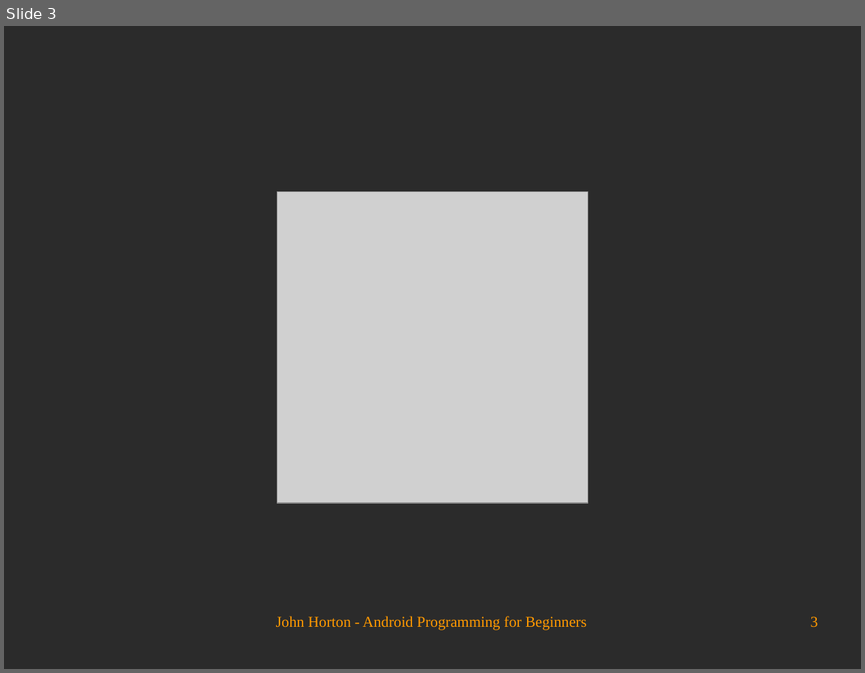
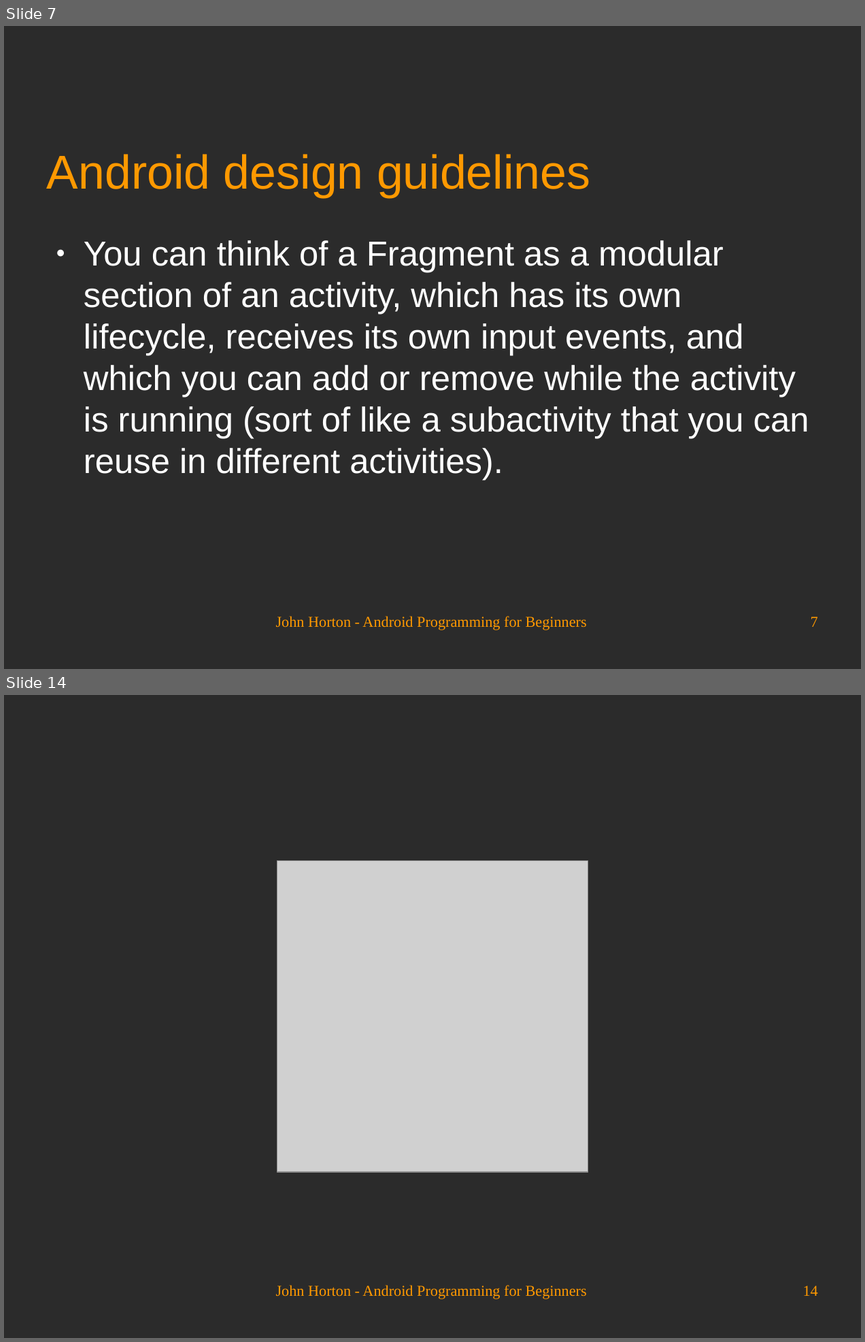
Before and after one commit to Academy-Soft-Intellect/Android-Programming-for-Beginners, a slide deck: 18_Design_Patterns_Fragments_and_the_Real_World.odp. Shown one above the other, each under a label of ours: slide 3 before the commit, slides 7 and 14 after it; the slides between them are not shown. The pictures are 865x673 and 865x1342 pixels, drawn with LibreOffice and Linux fonts; fonts in the diff are those of the drawing; grey boxes stand for pictures; background and template pictures are left out; a plain dark background stands for a picture behind light text. Boxes give left, top, right and bottom in pixels: in the first picture for what was removed or moved away, otherwise in the second. Text is boxed around its words. In the diff, an @@ line names an element or a change of style, - is before the commit and + after.

```diff
--- a/18_Design_Patterns_Fragments_and_the_Real_World.odp
+++ b/18_Design_Patterns_Fragments_and_the_Real_World.odp
@@ slide 7 added at (4, 26, 861, 669), background picture (left out) @@
@@ title added at (47, 154, 590, 197), 44 pt, text #FF9900 @@
+Android design guidelines
@@ text added at (84, 240, 809, 480), 32 pt, text #FFFFFF @@
+● You can think of a Fragment as a modular section of an activity, which has its own lifecycle, receives its own input events, and which you can add or remove while the activity is running (sort of like a subactivity that you can reuse in different activities).
@@ text added at (276, 616, 587, 630), 14 pt, text #FF9900 @@
+John Horton - Android Programming for Beginners
@@ page number added at (810, 616, 818, 626), 14 pt, text #FF9900 @@
+7
@@ what was slide 3 is now slide 14 @@
@@ page number at (803, 1285, 818, 1295): text changed @@
-3
+14
```
Also in this commit, not shown: 2 slides changed, 10 other slides added.
